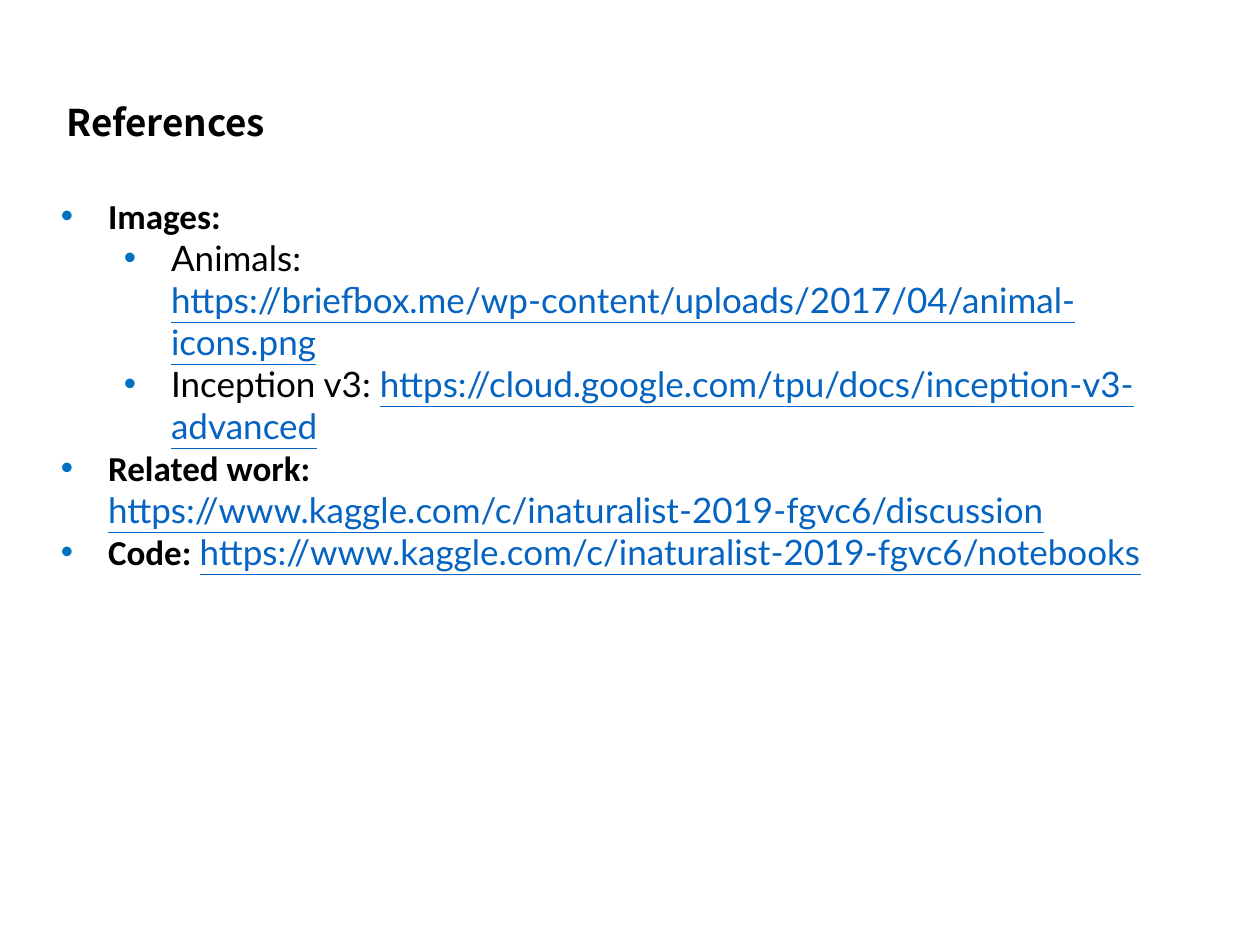
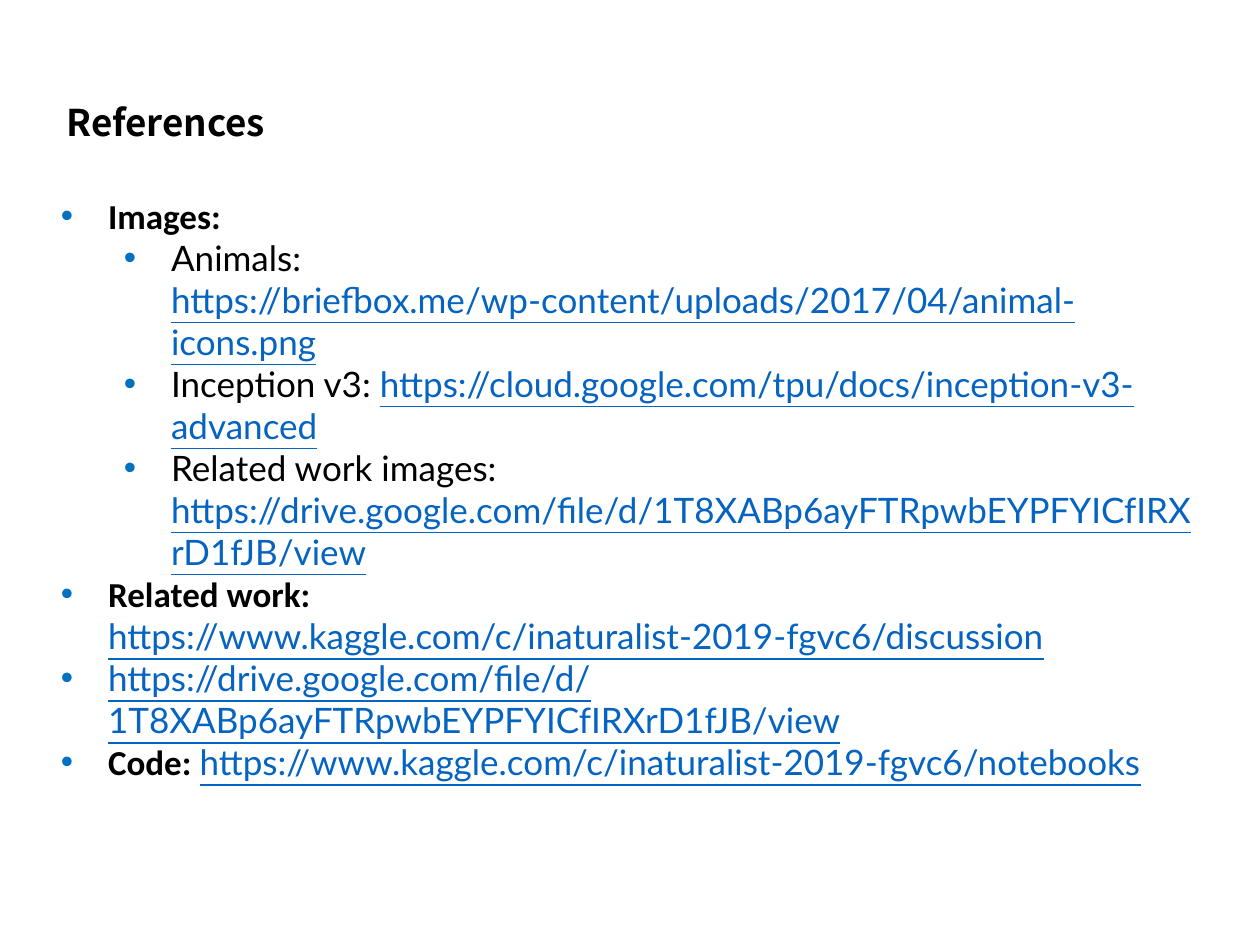
Before and after one commit to kimbold/VRDL_2019, a slide deck: slide 14 of Final project/Final_presentation.pptx (slide 13 before the commit). Drawn at 1260x945 pixels with LibreOffice and Linux fonts; fonts in the diff are those of the drawing; background and template pictures are left out. Boxes give left, top, right and bottom in pixels: in the first picture for what was removed or moved away, otherwise in the second. Text is boxed around its words. In the diff, an @@ line names an element or a change of style, - is before the commit and + after.

Commit message:
Updated presentation

```diff
--- a/Final project/Final_presentation.pptx
+++ b/Final project/Final_presentation.pptx
@@ text at [171,455,1191,567]: paragraph added @@
+  • Related work images: https://drive.google.com/file/d/1T8XABp6ayFTRpwbEYPFYICfIRXrD1fJB/view
@@ text at [108,665,840,739]: paragraph added @@
+• https://drive.google.com/file/d/1T8XABp6ayFTRpwbEYPFYICfIRXrD1fJB/view
```
Also in this commit, not shown: 3 other slides changed, 3 slides added, 2 slides removed.
